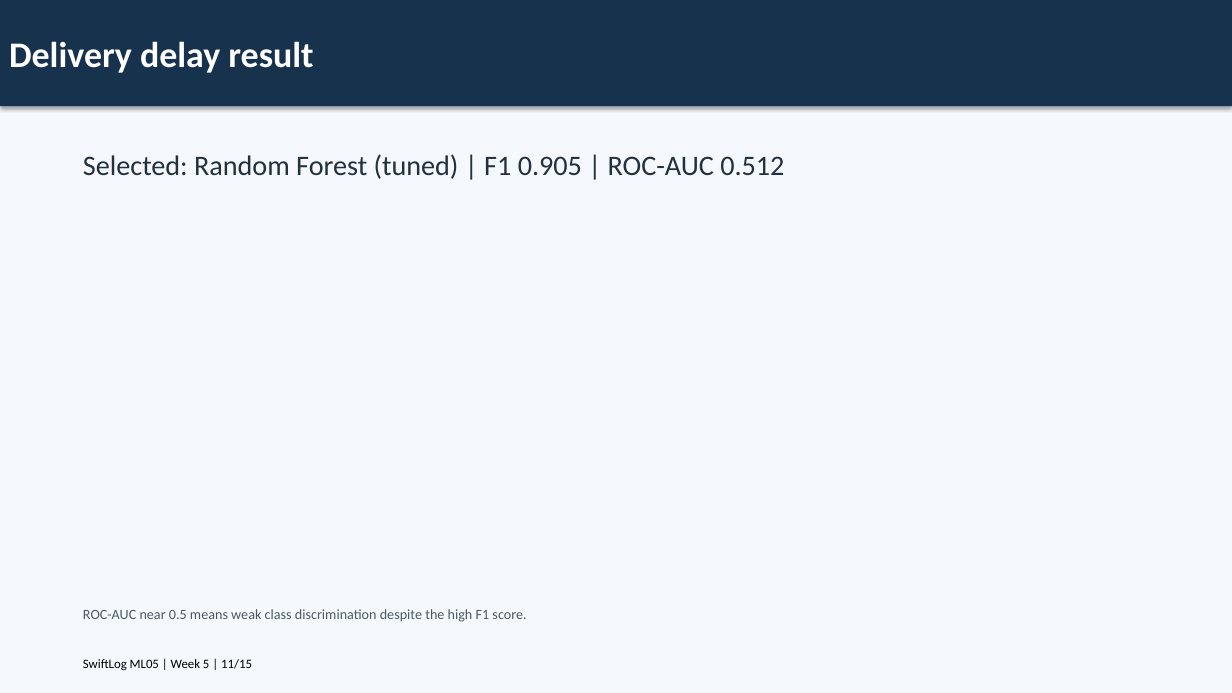
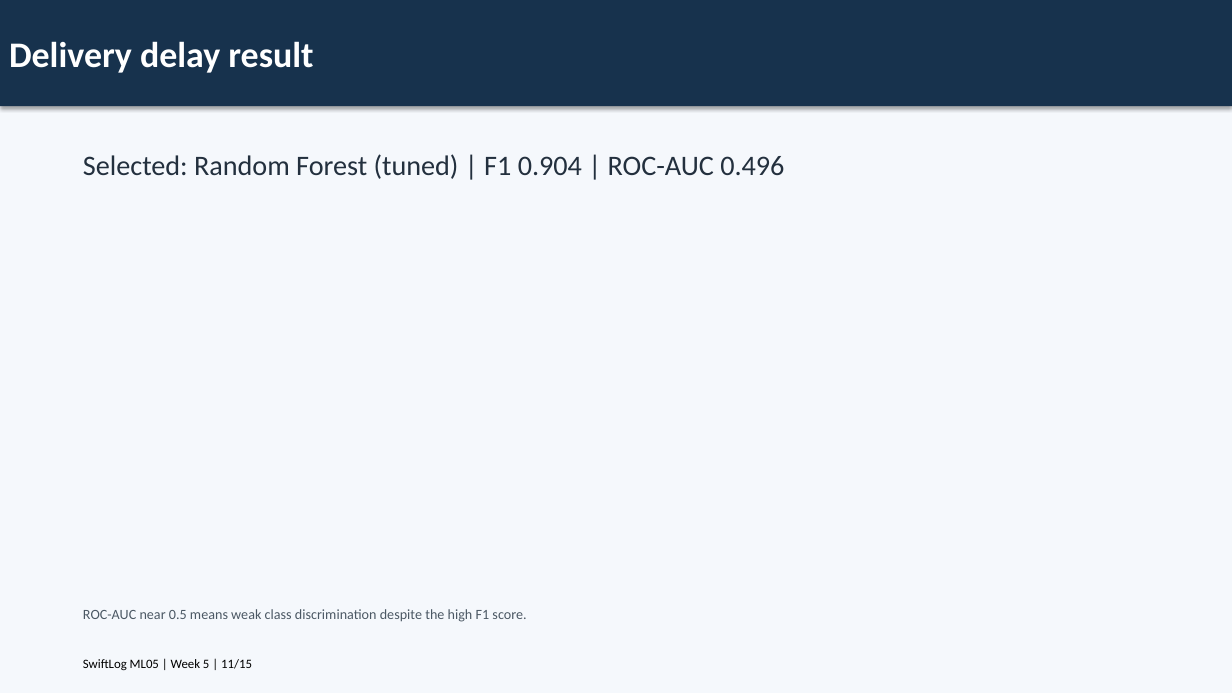
Before and after one commit to Charlez023/SwiftLog-ML-Engineering, a slide deck: slide 11 of Presentation/Executive_Presentation.pptx. Drawn at 1232x693 pixels with LibreOffice and Linux fonts; fonts in the diff are those of the drawing. Boxes give left, top, right and bottom in pixels: in the first picture for what was removed or moved away, otherwise in the second. Text is boxed around its words. In the diff, an @@ line names an element or a change of style, - is before the commit and + after.

```diff
--- a/Presentation/Executive_Presentation.pptx
+++ b/Presentation/Executive_Presentation.pptx
@@ text at box(83, 154, 784, 179): text changed @@
-Selected: Random Forest (tuned) | F1 0.905 | ROC-AUC 0.512
+Selected: Random Forest (tuned) | F1 0.904 | ROC-AUC 0.496
```
Also in this commit, not shown: 2 other slides changed, 13 other files.
